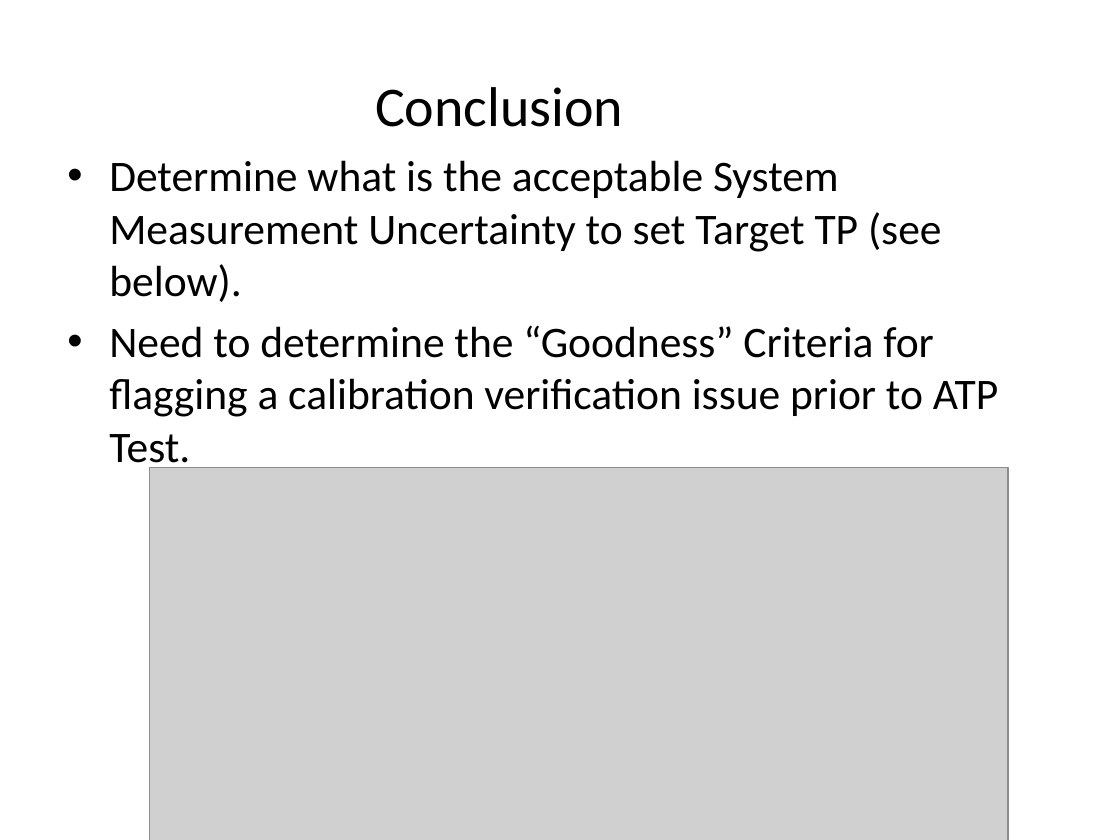
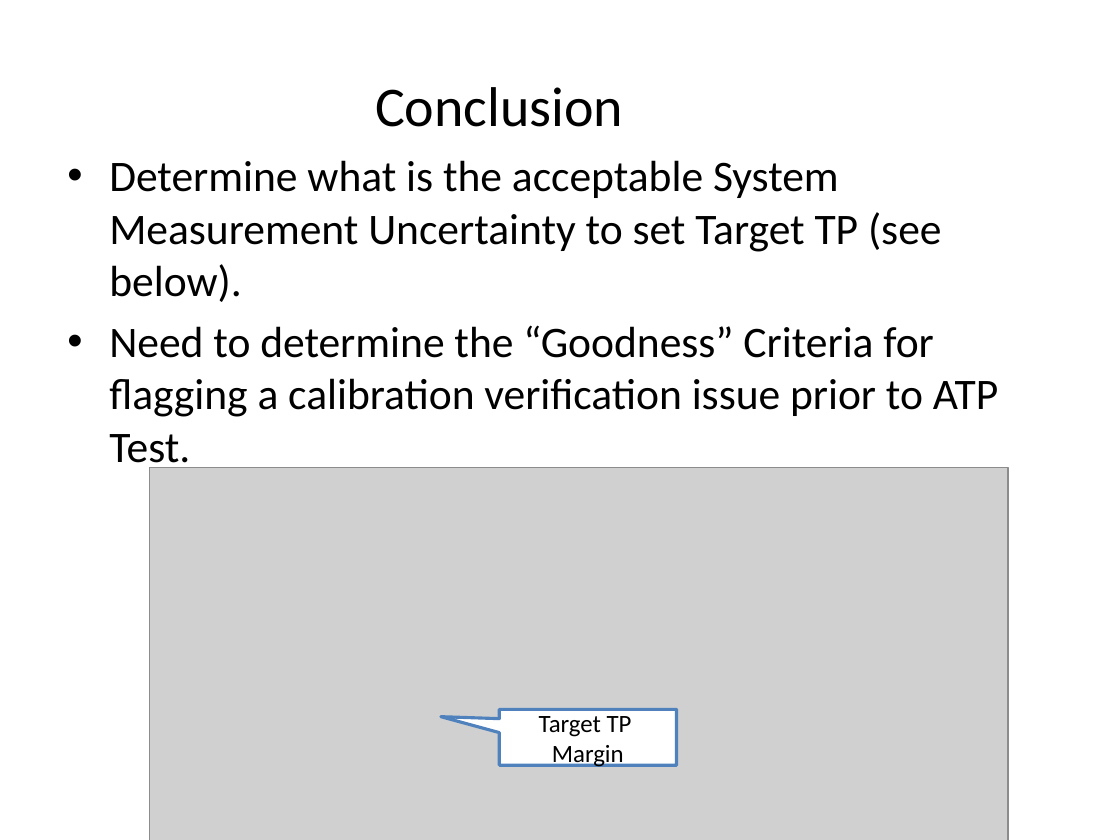
Before and after one commit to rickales/PM_Folder, a slide deck: slide 11 of _4 Validation/Level Calibration Analysis.pptx. Drawn at 1120x840 pixels with LibreOffice and Linux fonts; fonts in the diff are those of the drawing; grey boxes stand for pictures. Boxes give left, top, right and bottom in pixels: in the first picture for what was removed or moved away, otherwise in the second. Text is boxed around its words. In the diff, an @@ line names an element or a change of style, - is before the commit and + after.

```diff
--- a/_4 Validation/Level Calibration Analysis.pptx
+++ b/_4 Validation/Level Calibration Analysis.pptx
@@ speech box added at bbox=[500, 709, 676, 765], fill #FFFFFF, outline #4F81BD 2 pt, 16 pt, text #000000 @@
+Target TP
+Margin
```
Also in this commit, not shown: 3 other files.
